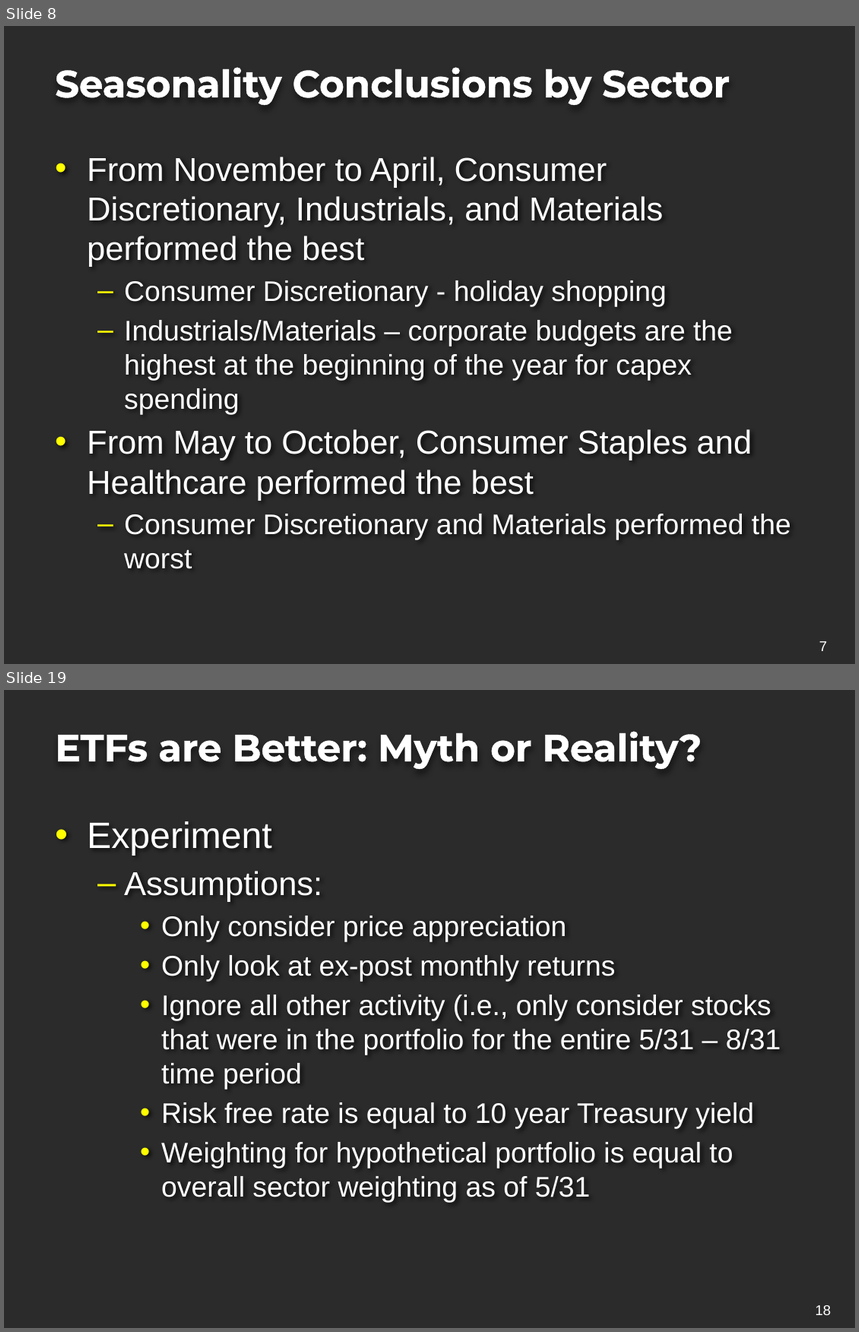
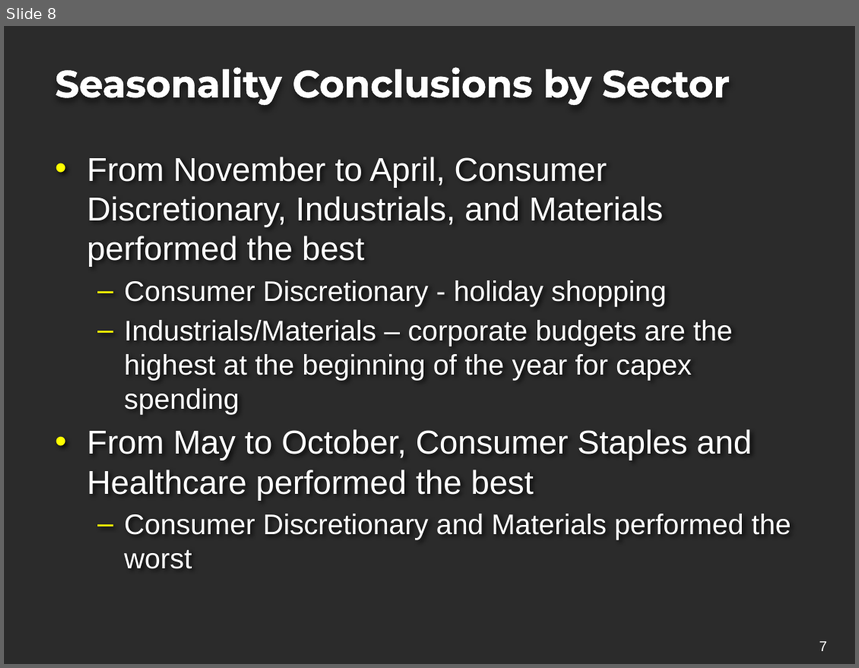
Before and after one commit to projectoneda/projectone, a slide deck: WF_Portfolio Project_Sector Trends and ETF Strategy.pptx. Shown one above the other, each under a label of ours: slides 8 and 19 before the commit, slide 8 after it; the slides between them are not shown. The pictures are 859x1332 and 859x668 pixels, drawn with LibreOffice and Linux fonts; fonts in the diff are those of the drawing; background and template pictures are left out; a plain dark background stands for a picture behind light text. Boxes give left, top, right and bottom in pixels: in the first picture for what was removed or moved away, otherwise in the second. Text is boxed around its words. In the diff, an @@ line names an element or a change of style, - is before the commit and + after.

```diff
--- a/WF_Portfolio Project_Sector Trends and ETF Strategy.pptx
+++ b/WF_Portfolio Project_Sector Trends and ETF Strategy.pptx
@@ slide 19 removed at bbox=[4, 690, 855, 1328], background picture (left out) @@
@@ title removed at bbox=[55, 731, 702, 769] @@
-ETFs are Better: Myth or Reality?
@@ text removed at bbox=[87, 821, 781, 1203] @@
-• Experiment
-  – Assumptions:
-    • Only consider price appreciation
-    • Only look at ex-post monthly returns
-    • Ignore all other activity (i.e., only consider stocks that were in the portfolio for the entire 5/31 – 8/31 time period
-    • Risk free rate is equal to 10 year Treasury yield
-    • Weighting for hypothetical portfolio is equal to overall sector weighting as of 5/31
@@ page number removed at bbox=[816, 1306, 832, 1315] @@
-18
```
Also in this commit, not shown: 17 other slides removed, 1 other file.
